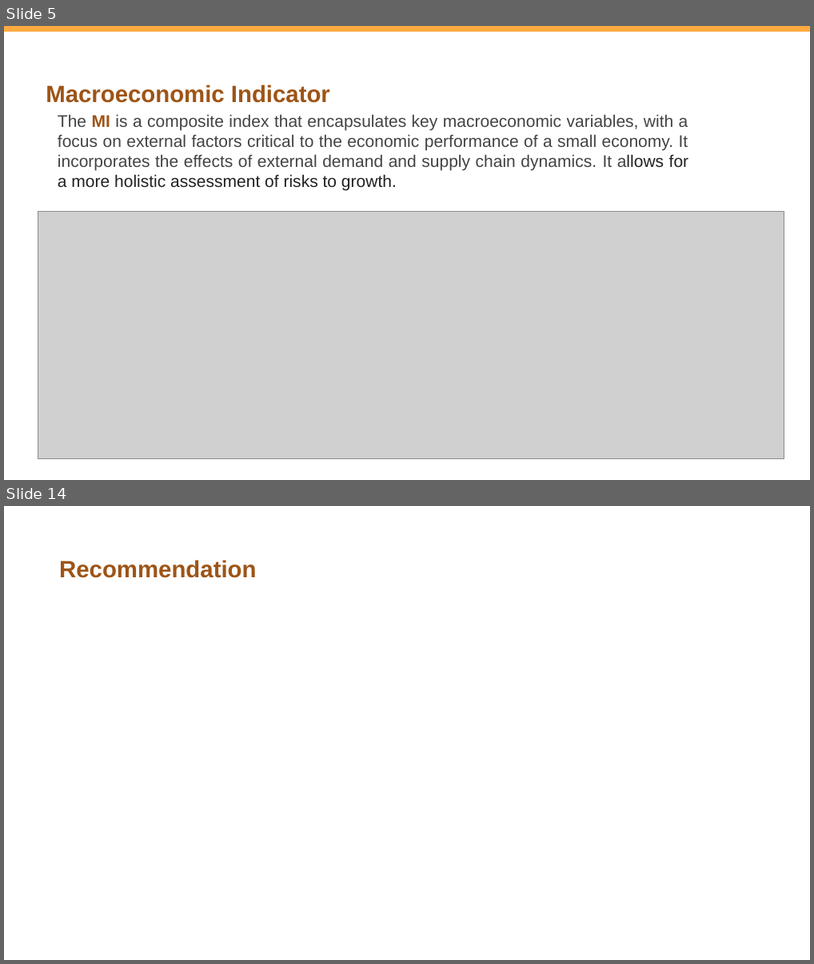
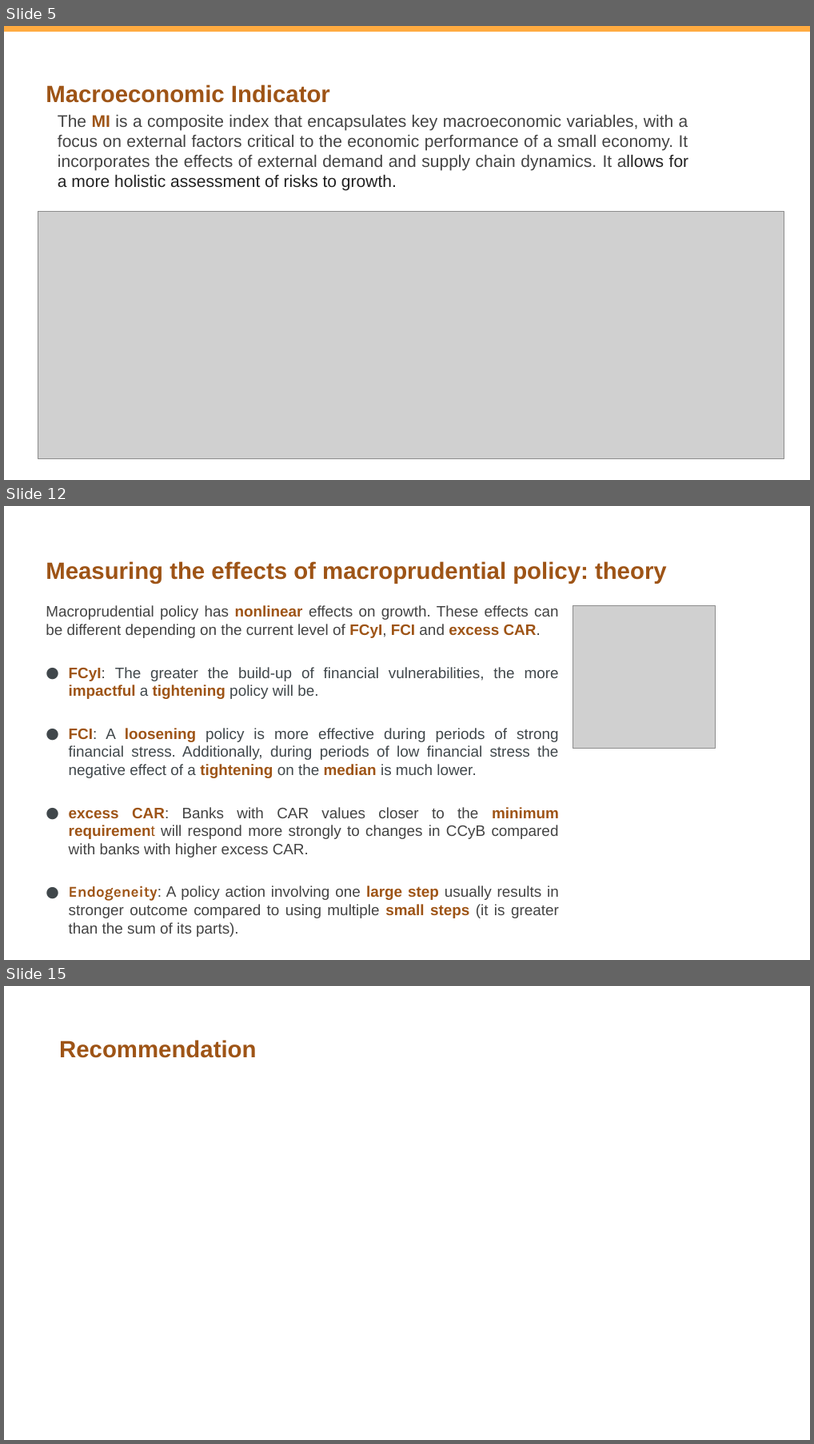
Before and after one commit to vlad-yeghiazaryan/armenian-gar, a slide deck: Presentations/Growth at Risk Armenia periodical 2024Q3.pptx. Shown one above the other, each under a label of ours: slides 5 and 14 before the commit, slides 5, 12 and 15 after it; the slides between them are not shown. The pictures are 814x964 and 814x1444 pixels, drawn with LibreOffice and Linux fonts; fonts in the diff are those of the drawing; grey boxes stand for pictures; background and template pictures are left out. Boxes give left, top, right and bottom in pixels: in the first picture for what was removed or moved away, otherwise in the second. Text is boxed around its words. In the diff, an @@ line names an element or a change of style, - is before the commit and + after.

```diff
--- a/Presentations/Growth at Risk Armenia periodical 2024Q3.pptx
+++ b/Presentations/Growth at Risk Armenia periodical 2024Q3.pptx
@@ slide 12 added at [4, 506, 810, 960], background #FFFFFF @@
@@ title added at [46, 561, 667, 584], 28 pt, text #9E5416, bold @@
+Measuring the effects of macroprudential policy: theory
@@ text added at [46, 605, 559, 936], 18 pt, text #434343 @@
+Macroprudential policy has nonlinear effects on growth. These effects can be different depending on the current level of FCyI, FCI and excess CAR.
+FCyI: The greater the build-up of financial vulnerabilities, the more impactful a tightening policy will be.
+FCI: A loosening policy is more effective during periods of strong financial stress. Additionally, during periods of low financial stress the negative effect of a tightening on the median is much lower.
+excess CAR: Banks with CAR values closer to the minimum requirement will respond more strongly to changes in CCyB compared with banks with higher excess CAR.
+Endogeneity: A policy action involving one large step usually results in stronger outcome compared to using multiple small steps (it is greater than the sum of its parts).
@@ picture added at [574, 606, 716, 748] @@
@@ what was slide 14 is now slide 15 @@
```
Also in this commit, not shown: 3 slides changed, 1 other slide added, 1 slide removed, 52 other files.
